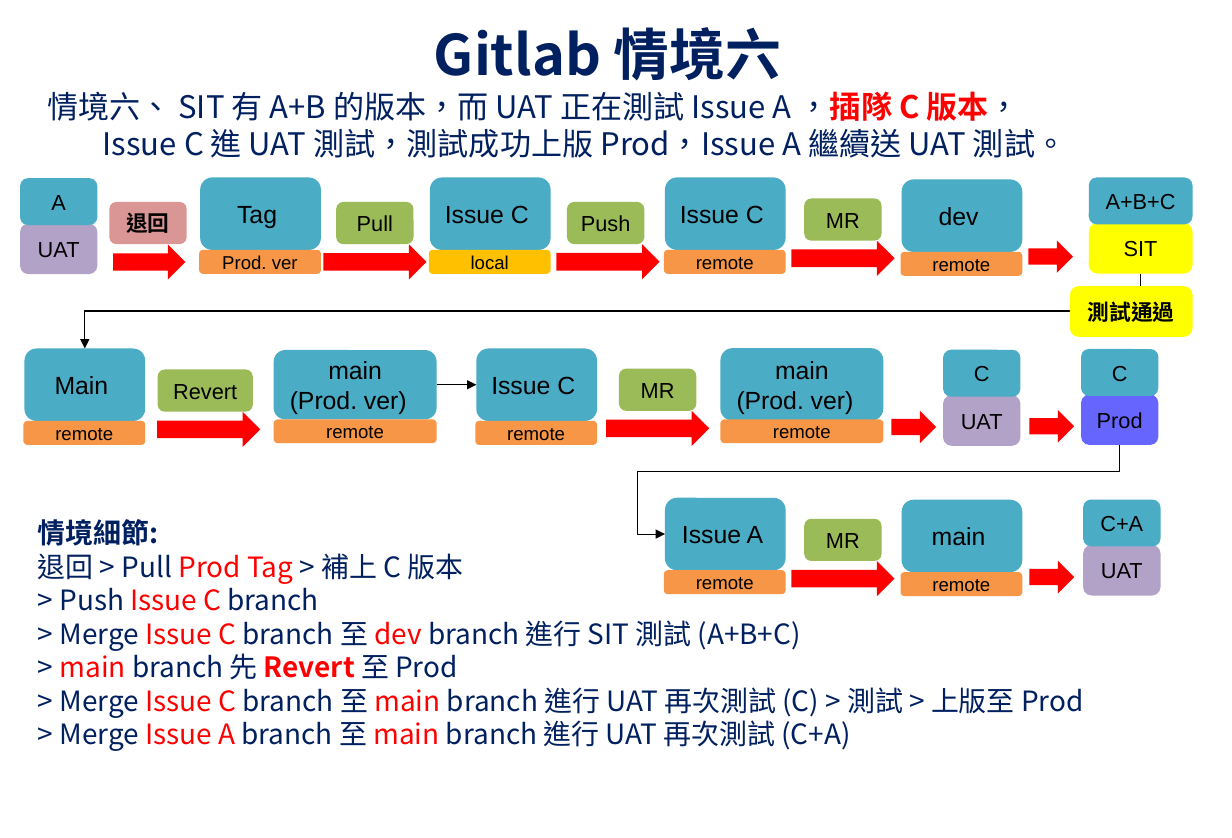
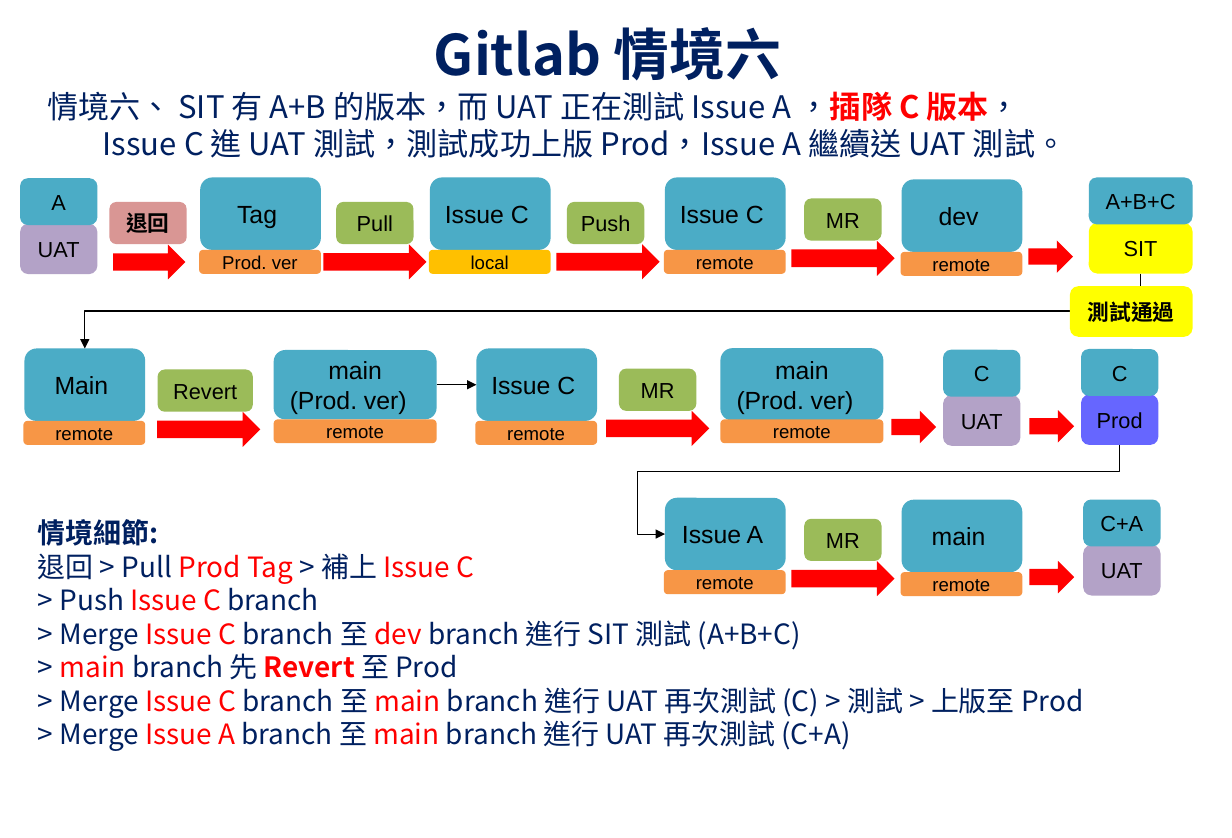
Before and after one commit to UDFWu/transfile, a slide deck: slide 7 of CICD Process.pptx. Drawn at 1232x838 pixels with LibreOffice and Linux fonts; fonts in the diff are those of the drawing; background and template pictures are left out. Boxes give left, top, right and bottom in pixels: in the first picture for what was removed or moved away, otherwise in the second. Text is boxed around its words. In the diff, an @@ line names an element or a change of style, - is before the commit and + after.

```diff
--- a/CICD Process.pptx
+++ b/CICD Process.pptx
@@ text at (38,553,474,584): text changed; text colour #002060 to #FF0000 @@
-退回 > Pull Prod Tag > 補上 C 版本
+退回 > Pull Prod Tag > 補上 Issue C
```
Also in this commit, not shown: 5 other slides changed.
